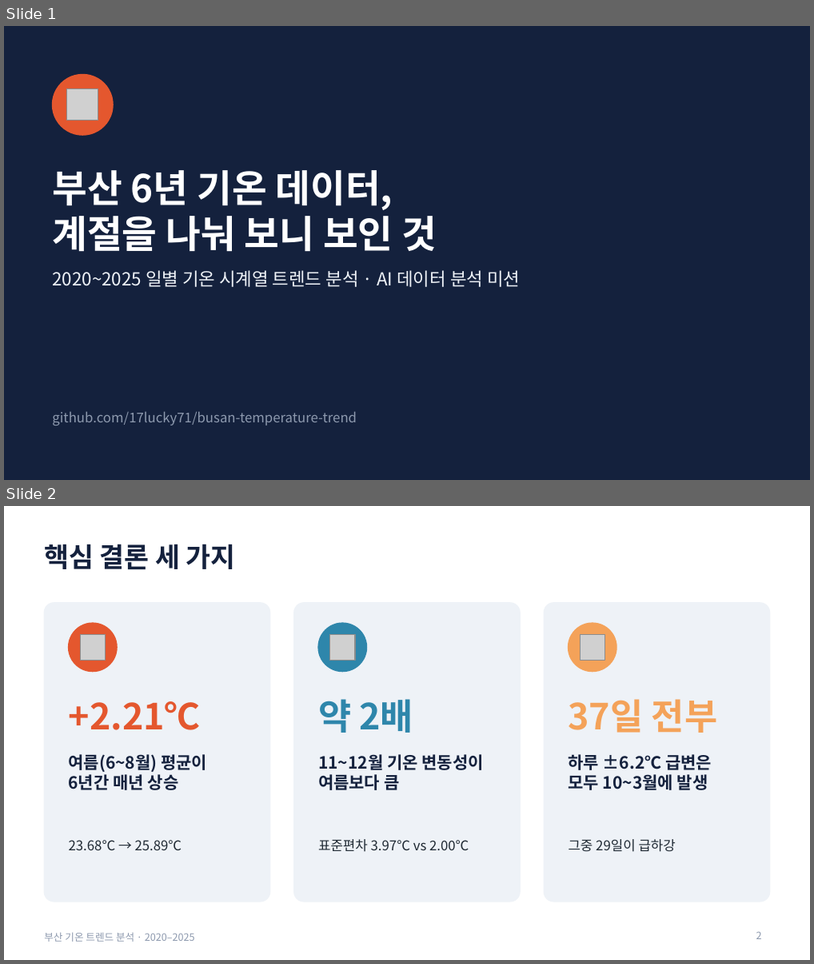
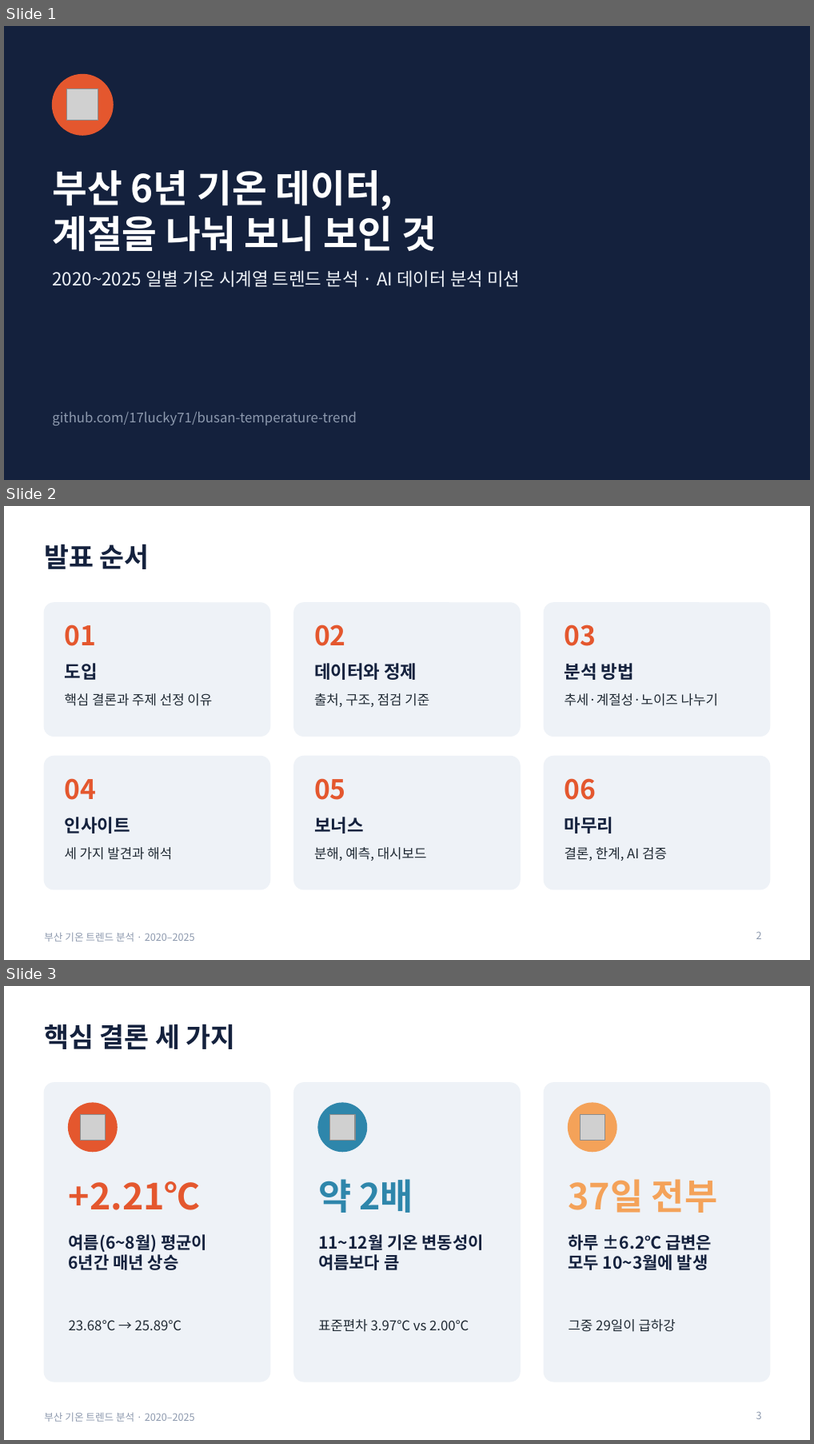
Before and after one commit to 17lucky71/busan-temperature-trend, a slide deck: docs/presentation.pptx. Shown one above the other, each under a label of ours: slides 1 and 2 before the commit, slides 1, 2 and 3 after it. The pictures are 814x964 and 814x1444 pixels, drawn with LibreOffice and Linux fonts; fonts in the diff are those of the drawing; grey boxes stand for pictures. Boxes give left, top, right and bottom in pixels: in the first picture for what was removed or moved away, otherwise in the second. Text is boxed around its words. In the diff, an @@ line names an element or a change of style, - is before the commit and + after.

Commit message:
docs: 발표 자료 30장으로 확장

```diff
--- a/docs/presentation.pptx
+++ b/docs/presentation.pptx
@@ slide 2 added at [4,506,810,960], background #FFFFFF; not listed: 1 template element that a slide beside it also shows @@
@@ title added at [44,544,150,569], 24 pt, text #14213D, bold @@
+발표 순서
@@ rounded rectangle added at [44,603,270,736], fill #EEF2F7, outline #EEF2F7 1 pt @@
@@ text added at [65,624,97,646], 24 pt, text #E4572E, bold @@
+01
@@ rounded rectangle added at [294,603,520,736], fill #EEF2F7, outline #EEF2F7 1 pt @@
@@ text added at [314,624,346,646], 24 pt, text #E4572E, bold @@
+02
@@ rounded rectangle added at [544,603,770,736], fill #EEF2F7, outline #EEF2F7 1 pt @@
@@ text added at [565,624,597,646], 24 pt, text #E4572E, bold @@
+03
@@ text added at [65,663,98,680], 16 pt, text #14213D, bold @@
+도입
@@ text added at [314,663,417,680], 16 pt, text #14213D, bold @@
+데이터와 정제
@@ text added at [565,663,634,680], 16 pt, text #14213D, bold @@
+분석 방법
@@ text added at [65,693,212,706], 12 pt, text #1F2933 @@
+핵심 결론과 주제 선정 이유
@@ text added at [314,693,430,707], 12 pt, text #1F2933 @@
+출처, 구조, 점검 기준
@@ text added at [565,693,718,706], 12 pt, text #1F2933 @@
+추세·계절성·노이즈 나누기
@@ rounded rectangle added at [44,756,270,889], fill #EEF2F7, outline #EEF2F7 1 pt @@
@@ rounded rectangle added at [294,756,520,889], fill #EEF2F7, outline #EEF2F7 1 pt @@
@@ rounded rectangle added at [544,756,770,889], fill #EEF2F7, outline #EEF2F7 1 pt @@
@@ text added at [65,778,97,800], 24 pt, text #E4572E, bold @@
+04
@@ text added at [314,778,346,800], 24 pt, text #E4572E, bold @@
+05
@@ text added at [565,778,597,800], 24 pt, text #E4572E, bold @@
+06
@@ text added at [65,816,130,833], 16 pt, text #14213D, bold @@
+인사이트
@@ text added at [314,816,364,833], 16 pt, text #14213D, bold @@
+보너스
@@ text added at [565,816,614,833], 16 pt, text #14213D, bold @@
+마무리
@@ text added at [65,847,172,860], 12 pt, text #1F2933 @@
+세 가지 발견과 해석
@@ text added at [314,847,427,860], 12 pt, text #1F2933 @@
+분해, 예측, 대시보드
@@ text added at [565,847,667,860], 12 pt, text #1F2933 @@
+결론, 한계, AI 검증
@@ page number added at [757,932,762,939], 9 pt, text #8D99AE @@
+2
@@ what was slide 2 is now slide 3 @@
```
Also in this commit, not shown: 9 slides changed, 13 other slides added.
